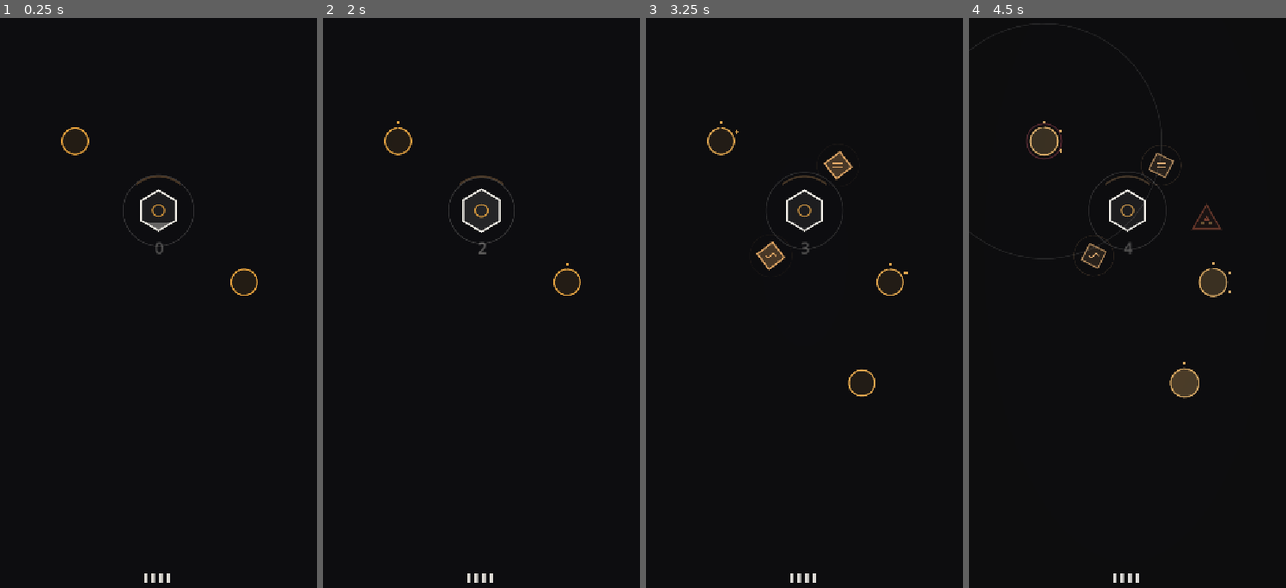
Above: before the commit, frames 1-4 (left to right).
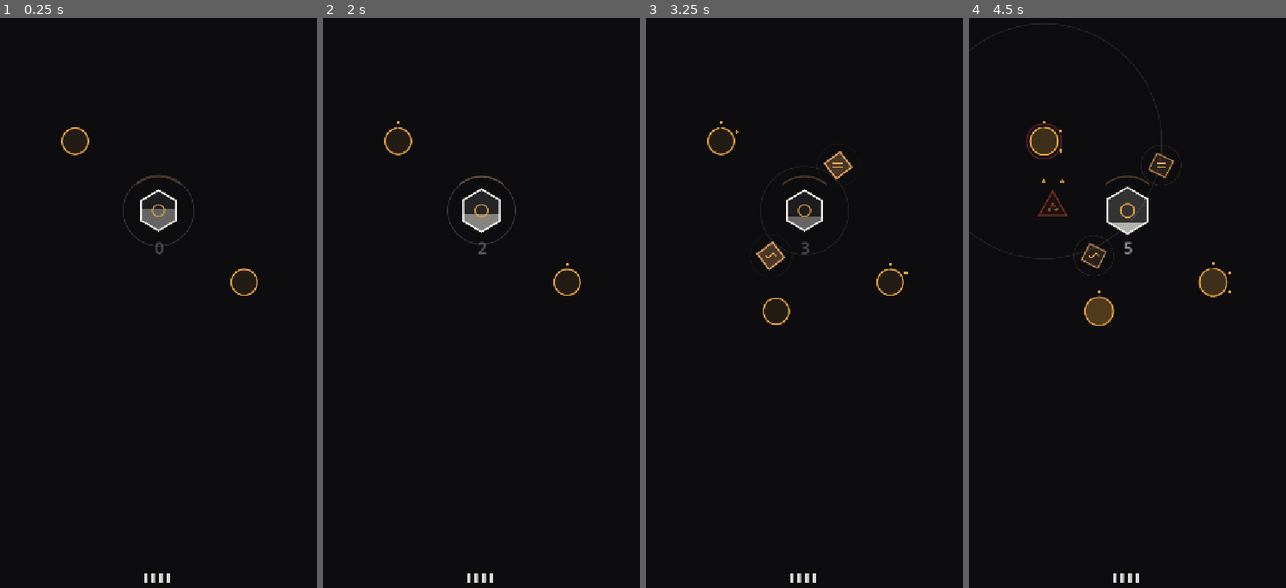
Above: after the commit, the same moments.

Repository: hamonraygames/vein
Game: Godot game, scene res://scenes/game.tscn
Same seed, same stepped clock (60 frames per second), same inputs: the game is played once before the commit and once after it.
Inputs (mouse positions are in pixels of both pictures, inside the frame that each line leads up to):
- Up to frame 1 (0.25 s): no input
- Up to frame 2 (2 s): tap Enter at 0.5 s; move the mouse to (551, 217) at 0.52 s; click (551, 217) at 0.67 s; drag from (418, 285) to (465, 388) at 1.27 s
- Up to frame 3 (3.25 s): move the mouse to (836, 97) at 2.02 s; click (836, 97) at 2.17 s; drag from (788, 388) to (709, 149) at 2.77 s
- Up to frame 4 (4.5 s): move the mouse to (1222, 354) at 3.52 s; click (1222, 354) at 3.67 s; drag from (1032, 149) to (1079, 80) at 4.27 s

The runs differ from the first frame. In frame 1, 0.2% of the frame differs, in the area x 44-56%, y 33-36%; in frame 2, 0.4%; in frame 3, 0.4%; in frame 4, 1.8%, in the area x 19-83%, y 18-67%.

Commit message:
Fix cut-near-Heart UX, spawn soft-lock, add tool teaching demo, retune opening pace, add CI/CD
- Stationary taps now prefer cutting the precise vein under the thumb over
  the Heart's wider connect-radius, which previously swallowed cut attempts
  near the hub where every vein converges.
- New Wells/tools now anchor their spawn position off a currently-connected
  node, not any node — prevents islands that could end up unreachable from
  the live network with no legal move left.
- First-ever Forge and first-ever Loom play a looping ghost-dot demo of their
  own recipe before settling into normal rendering, teaching the mechanic
  without text.
- Opening eases up (higher START_FUEL, lower APPETITE_BASE) so a first-time
  player has a moment to get oriented instead of an immediate do-or-die test;
  late-game escalation (APPETITE_RATE) is unchanged.
- Adds GitHub Actions pipeline (OIDC to AWS, least-privilege role scoped to
  the web bucket + CloudFront distribution only) to auto-deploy on push.

Co-Authored-By: Claude Haiku 4.5 <noreply@anthropic.com>

Diff:
--- a/scripts/game.gd
+++ b/scripts/game.gd
@@ -128,13 +128,19 @@
 ## early, so extra supply buys nothing and mastery stops paying. Same failure as
 ## the old exponential curve, wearing a different hat.
 ##
-## Elden Ring doesn't raise the floor for the whole game; it demands you play
-## correctly IMMEDIATELY and then pays mastery for hours. So the Heart now OPENS
-## nearly empty: connect both Wells in the first seconds or die, no grace period,
-## nothing explained. That is a slap skill can answer, and it leaves the curve's
-## headroom intact.
-const START_FUEL := 0.95
-const APPETITE_BASE := 0.50
+## REVERSED (July 2026, real playtest, not a probe number): "the Heart now
+## OPENS nearly empty, no grace period" above was the previous answer, and it
+## was wrong for a first-time human even though the bot handled it fine — a
+## bot doesn't need a moment to read the board, aim a thumb, and learn the one
+## verb. "Connect both Wells or die in the first two beats" reads as "the game
+## is just hard," not "I am bad at this and will get better," which is the
+## entire hook a run-based game needs. The fix is NOT the same mistake as
+## raising BASE to 0.9: that made the whole CURVE steeper (appetite forever
+## after also punished), while this only widens the OPENING buffer — the
+## late-game slope (APPETITE_RATE, unchanged) is what still has to produce the
+## skill gap, and it does (see probe numbers below). Slow start, hard finish.
+const START_FUEL := 2.6
+const APPETITE_BASE := 0.22
 const APPETITE_RATE := 0.024    # per second
 
 ## Seconds of exertion before the heart is fully racing.
@@ -304,6 +310,11 @@
 var best := 0
 var lifetime_beats := 0
 var beat_best_this_run := false
+## Persisted across runs (see _load_save/_store_save) — drives VNode.teach so
+## the recipe demonstration plays on the first Forge/Loom the player EVER
+## sees, not every run once they already understand it.
+var seen_forge := false
+var seen_loom := false
 ## Ruptures this run. If this stays at zero, trunk capacity never binds and
 ## layout still does not matter — the probe watches it for exactly that reason.
 var ruptures := 0
@@ -377,6 +388,10 @@
 var _touching := false
 var _dilating := false
 var _moved := false
+## What the press landed on, before we know whether it turns into a drag or
+## stays a stationary tap — see _on_press/_on_move/_on_release.
+var _press_node: VNode = null
+var _press_vein: Vein = null
 
 var _rescue := 0.0
 var _drain_amt := 0.0
@@ -412,6 +427,8 @@
 	lifetime_beats = int(cfg.get_value("run", "lifetime", 0))
 	if int(cfg.get_value("run", "tuning", 0)) == TUNING_VERSION:
 		best = int(cfg.get_value("run", "best", 0))
+	seen_forge = bool(cfg.get_value("run", "seen_forge", false))
+	seen_loom = bool(cfg.get_value("run", "seen_loom", false))
 
 
 func _store_save() -> void:
@@ -419,6 +436,8 @@
 	cfg.set_value("run", "best", best)
 	cfg.set_value("run", "lifetime", lifetime_beats)
 	cfg.set_value("run", "tuning", TUNING_VERSION)
+	cfg.set_value("run", "seen_forge", seen_forge)
+	cfg.set_value("run", "seen_loom", seen_loom)
 	cfg.save(SAVE_PATH)
 
 
@@ -768,9 +787,24 @@
 	# sampling over the whole rect also wasted most candidates, since anything
 	# beyond MAX_LEN of everything is unjoinable. Seeding from an existing node
 	# at a random bearing fills the board evenly and every candidate is reachable
-	# by construction.
+	# by construction — reachable from the ANCHOR, at least.
+	#
+	# The anchor pool used to be every node on the board, connected or not.
+	# That let a new Well/tool spawn off an already-orphaned node, growing an
+	# island that could end up in reach of nothing the Heart's live network
+	# ever touches — reported as "sometimes there's no possible move at all."
+	# Anchoring to the connected component only guarantees every new node is
+	# reachable from something you can actually build to right now (the Heart
+	# itself always qualifies, so this pool is never empty).
+	var connected: Array[VNode] = []
+	for n in nodes:
+		if n.depth >= 0:
+			connected.append(n)
+	if connected.is_empty():
+		connected = nodes
+
 	for _i in 64:
-		var anchor: VNode = nodes[rng.randi() % nodes.size()]
+		var anchor: VNode = connected[rng.randi() % connected.size()]
 		var bearing := rng.randf() * TAU
 		var dist := rng.randf_range(112.0, Vein.MAX_LEN * 0.9)
 		var p := anchor.position + Vector2(cos(bearing), sin(bearing)) * dist
@@ -802,6 +836,14 @@
 	var n := _make_node(kind, best)
 	if kind == VNode.Kind.BOOST:
 		n.boost_effect = _roll_boost()
+	elif kind == VNode.Kind.FORGE and not seen_forge:
+		seen_forge = true
+		n.teach = true
+		_store_save()
+	elif kind == VNode.Kind.LOOM and not seen_loom:
+		seen_loom = true
+		n.teach = true
+		_store_save()
 	_rebuild_graph()
 
 
@@ -1475,13 +1517,28 @@
 	_moved = false
 	_touch_start = p
 	_drag_pos = p
-	_drag_from = _node_at(p)
+	# Don't commit to "start a new vein from this node" yet. Near the Heart,
+	# every vein converges inside its own 48px SNAP radius — that radius
+	# exists to make DRAGGING forgiving, but it used to also swallow a
+	# stationary tap aimed at cutting one of those veins (18px HIT_RADIUS,
+	# much tighter) before the vein hit-test ever got a look, so the tap
+	# silently no-opped via _add_vein(heart, heart). Recording both
+	# candidates and deciding at release/move time (see below) fixes that
+	# without changing how an actual drag behaves.
+	_press_node = _node_at(p)
+	_press_vein = _vein_at(p)
+	_drag_from = null
 
 
 func _on_move(p: Vector2) -> void:
 	_drag_pos = p
-	if p.distance_to(_touch_start) > DRAG_SLOP:
+	if not _moved and p.distance_to(_touch_start) > DRAG_SLOP:
 		_moved = true
+		# The gesture just became a real drag: commit to "new connection from
+		# the pressed node" even if a vein also happened to be under the
+		# initial touch point — near the Heart that's the common case, not
+		# an edge case, since veins fan out from point-blank range.
+		_drag_from = _press_node
 
 
 func _on_release(p: Vector2) -> void:
@@ -1499,9 +1556,11 @@
 		return
 
 	if not _moved:
-		var v := _vein_at(p)
-		if v != null:
-			_remove_vein(v, true)
+		# A stationary tap: prefer cutting whatever vein was precisely under
+		# the thumb over starting a connection from a node that merely
+		# caught it in its wider magnetic radius.
+		if _press_vein != null:
+			_remove_vein(_press_vein, true)
 
 
 ## The provisional vein under the thumb, plus a highlight on whatever it would
--- a/scripts/vnode.gd
+++ b/scripts/vnode.gd
@@ -112,6 +112,18 @@
 ## both — it is a fork, not two separate pickups.
 var mutation_pair: VNode = null
 
+## Forge/Loom only: true for the first Forge and the first Loom the player
+## ever sees (persisted across runs in game.gd's save, see seen_forge/
+## seen_loom) — plays a short looping demonstration of its own recipe before
+## settling into the normal idle rendering. Playtest: the static recipe pips
+## alone ("what is the red triangle, I don't know what it's about") were not
+## enough — this shows the exact motion the player will later cause
+## themselves, without a word of text.
+var teach := false
+var _teach_t := 0.0
+const TEACH_REPS := 3
+const TEACH_REP_TIME := 1.8
+
 ## Heart only: how full it is, 0..1. Drawn as a level inside the hexagon so the
 ## goal of the game is legible on sight — the vessel is emptying, fill it. This
 ## is the one thing the player must understand and it must never need a number.
@@ -154,6 +166,10 @@
 	delta = minf(delta, Beat.MAX_DELTA)
 	pulse = maxf(0.0, pulse - delta * 3.2)
 	smelt_flash = maxf(0.0, smelt_flash - delta * 2.4)
+	if teach:
+		_teach_t += delta
+		if _teach_t >= TEACH_REPS * TEACH_REP_TIME:
+			teach = false
 	if kind == Kind.WELL or corrupted:
 		_emit_accum += delta
 		var period := CORRUPT_PERIOD if corrupted else WELL_PERIOD
@@ -517,6 +533,8 @@
 	draw_polyline(outline, edge, 2.5 + smelt_flash * 2.0, true)
 
 	_draw_forge_recipe(r)
+	if teach:
+		_draw_teach_demo(r, Res.RAW)
 
 	# The output leaving: a ring blooming outward on the beat it was made.
 	if smelt_flash > 0.0:
@@ -541,6 +559,8 @@
 	draw_rect(rect, edge, false, 2.5 + smelt_flash * 2.0)
 
 	_draw_loom_recipe(r)
+	if teach:
+		_draw_teach_demo(r, Res.REFINED)
 
 	if smelt_flash > 0.0:
 		var halo := Palette.CLOTH
@@ -548,6 +568,39 @@
 		var h := side * (0.72 + (1.0 - smelt_flash) * 0.55)
 		draw_rect(Rect2(Vector2(-h, -h), Vector2(h * 2.0, h * 2.0)), halo, false,
 			2.0 + smelt_flash * 2.0)
+
+
+## Loops a few times on this tool's first-ever appearance: two ghost dots of
+## `input_res` fall in from outside, the node flashes, one ghost dot of
+## `produces` (the output) leaves. This is the exact motion a real feed will
+## later cause — showing it before the player has built anything teaches the
+## recipe without a word, where the static recipe pips alone did not.
+func _draw_teach_demo(r: float, input_res: int) -> void:
+	var phase := fmod(_teach_t, TEACH_REP_TIME) / TEACH_REP_TIME
+
+	if phase < 0.55:
+		var t := phase / 0.55
+		var ease := t * t
+		var col := Palette.of_res(input_res)
+		col.a = 0.85 * (1.0 - ease * 0.3)
+		for side in [-1.0, 1.0]:
+			var from := Vector2(side * r * 0.9, -r * 2.6)
+			var to := Vector2(side * r * 0.22, -r * 0.1)
+			var p := from.lerp(to, ease)
+			draw_circle(p, 3.2, col)
+	elif phase < 0.65:
+		var burst := 1.0 - (phase - 0.55) / 0.10
+		var ring := Palette.WARM
+		ring.a = burst * 0.55
+		draw_arc(Vector2.ZERO, r * 1.15, 0.0, TAU, 24, ring, 2.0 + burst * 2.0, true)
+	else:
+		var t2 := (phase - 0.65) / 0.35
+		var ease2 := t2 * t2
+		var col2 := Palette.of_res(produces)
+		col2.a = 0.9 * (1.0 - ease2)
+		var from2 := Vector2(0.0, r * 0.1)
+		var to2 := Vector2(0.0, r * 2.6)
+		draw_circle(from2.lerp(to2, ease2), 3.6, col2)
 
 
 func _draw_forge_recipe(r: float) -> void:
Not shown, added: export_presets.cfg
Not shown, added: .github/workflows/deploy-web.yml
Not shown, changed: .gitignore
